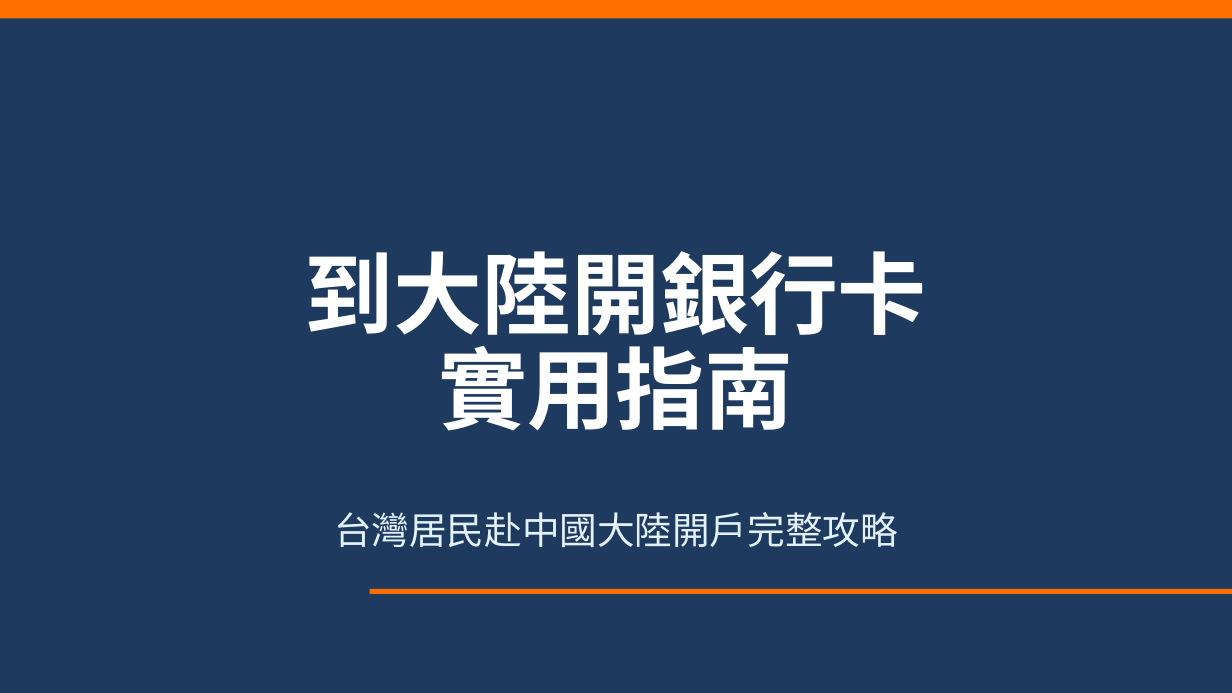
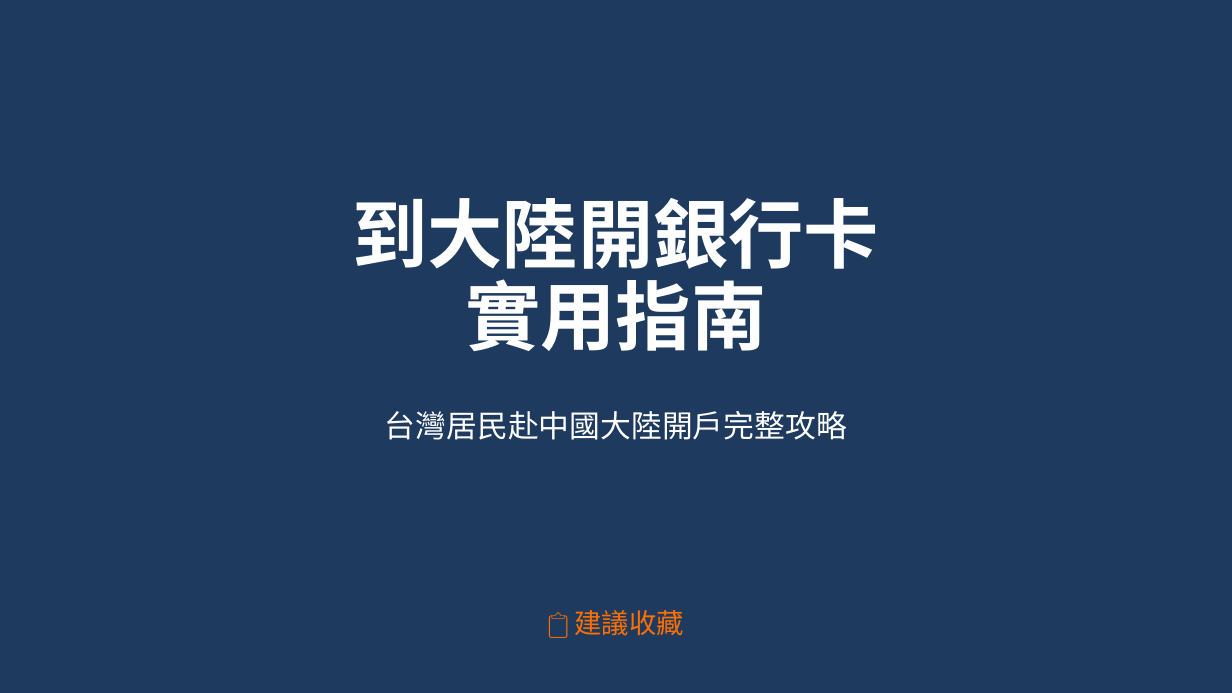
Before and after one commit to terryyehai/hongloumeng-reader, a slide deck: slide 1 of bank-account-guide.pptx. Drawn at 1232x693 pixels with LibreOffice and Linux fonts; fonts in the diff are those of the drawing. Boxes give left, top, right and bottom in pixels: in the first picture for what was removed or moved away, otherwise in the second. Text is boxed around its words. In the diff, an @@ line names an element or a change of style, - is before the commit and + after.

```diff
--- a/bank-account-guide.pptx
+++ b/bank-account-guide.pptx
@@ rectangle removed at (0, 0, 1232, 18) @@
@@ text "到大陸開銀行卡": place and size @@
-text "到大陸開銀行卡" at (305, 251, 927, 431)
+text "到大陸開銀行卡" at (352, 198, 879, 351)
@@ text "到大陸開銀行卡" at (352, 198, 879, 351): size 52 to 44 pt; line spacing 56pt to 48pt @@
@@ text "台灣居民赴中國大陸開戶完整攻略": place and size @@
-text "台灣居民赴中國大陸開戶完整攻略" at (334, 512, 898, 547)
+text "台灣居民赴中國大陸開戶完整攻略" at (385, 411, 847, 440)
@@ text "台灣居民赴中國大陸開戶完整攻略" at (385, 411, 847, 440): size 22 to 18 pt, text colour #E3F2FD to #FFFFFF @@
@@ line removed from (370, 591) to (1232, 591) @@
@@ text added at (575, 610, 684, 636), 16 pt, text #FF6F00 @@
+📋 建議收藏
```
Also in this commit, not shown: 5 other slides changed, 1 slide added, 1 slide removed.
